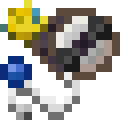
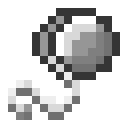
Two versions of the same layered image (w=128, h=128). Layer-by-layer changes:
added group "Tinkers" with 42 layers in group "NEW" over [0, 0, 120, 120]
hid group "Modifiers" (1st of 2, in "NEW" › "Tinkers") (15 layers), moved it into group "Tinkers" over [0, 0, 120, 120]
hid group "Yoyo" (1st of 2, in "NEW" › "Tinkers") (15 layers), moved it into group "Tinkers" over [8, 8, 120, 120]
showed group "Vanilla" (13 layers) over [8, 0, 120, 120]
showed "Iron" (1st of 2, in "NEW" › "Vanilla") over [16, 8, 120, 120]
